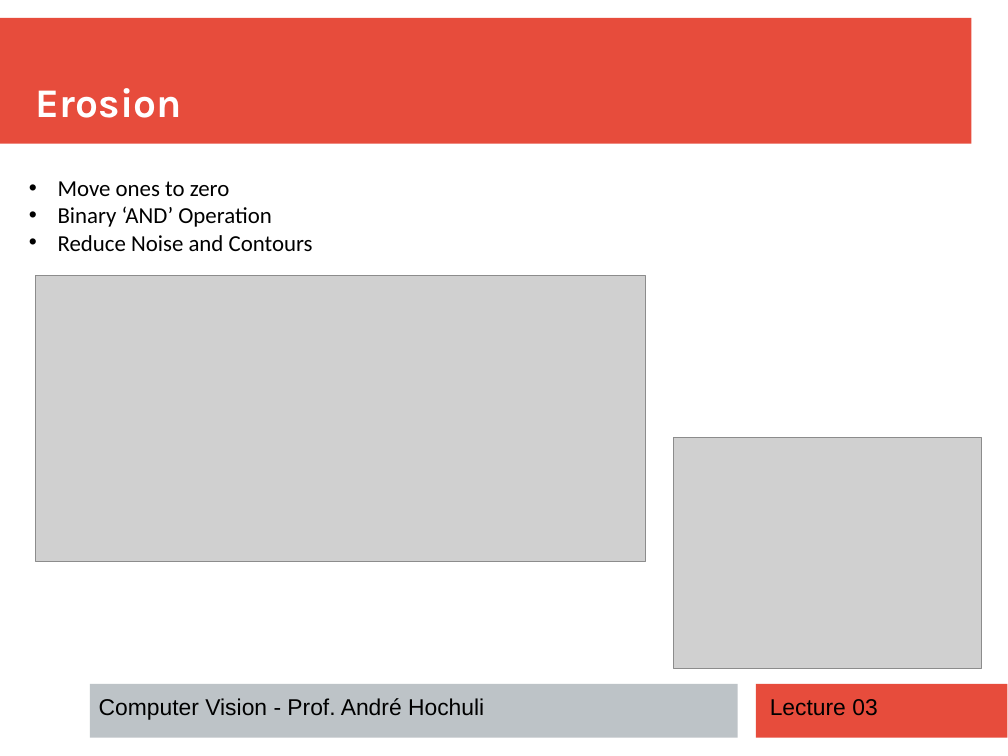
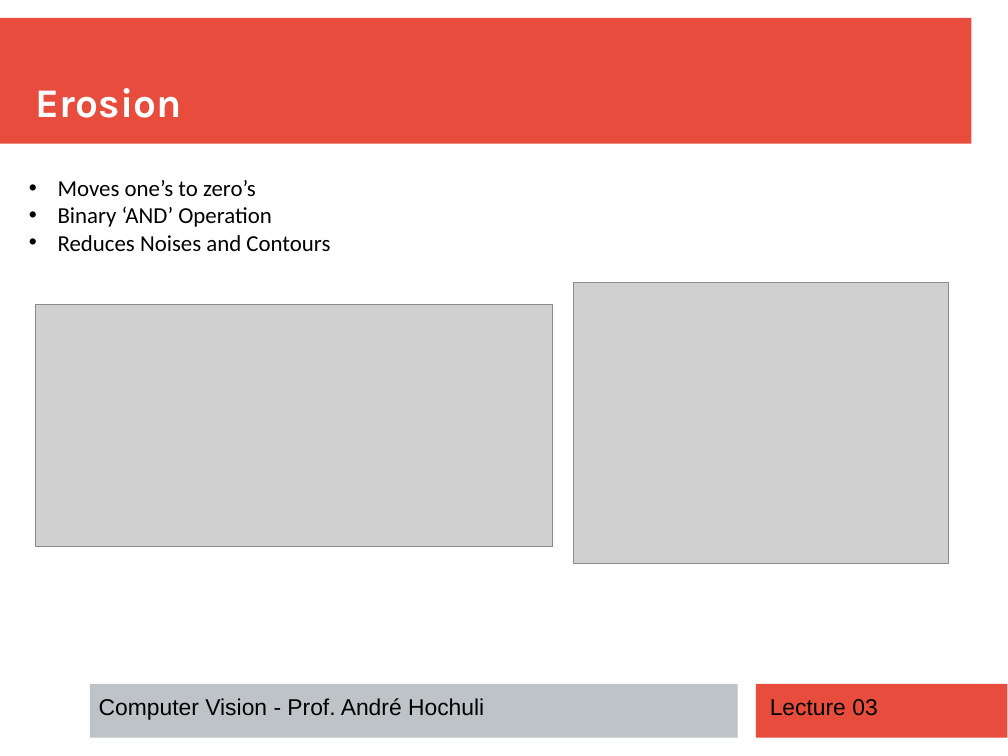
Before and after one commit to andrehochuli/teaching, a slide deck: slide 5 of ComputerVision/Lecture 03 - Morphology/Lecture 03 - Morphology.pptx. Drawn at 1008x756 pixels with LibreOffice and Linux fonts; fonts in the diff are those of the drawing; grey boxes stand for pictures. Boxes give left, top, right and bottom in pixels: in the first picture for what was removed or moved away, otherwise in the second. Text is boxed around its words. In the diff, an @@ line names an element or a change of style, - is before the commit and + after.

```diff
--- a/ComputerVision/Lecture 03 - Morphology/Lecture 03 - Morphology.pptx
+++ b/ComputerVision/Lecture 03 - Morphology/Lecture 03 - Morphology.pptx
@@ text at box(58, 180, 256, 196): text changed @@
-• Move ones to zero
+• Moves one’s to zero’s
@@ text at box(58, 235, 330, 251): text changed @@
-• Reduce Noise and Contours
+• Reduces Noises and Contours
@@ picture added at box(574, 283, 949, 563) @@
@@ picture: place and size @@
-picture at box(36, 276, 646, 563)
+picture at box(36, 305, 552, 547)
@@ picture removed at box(673, 437, 981, 669) @@
```
Also in this commit, not shown: 6 other slides changed, 1 other file.
